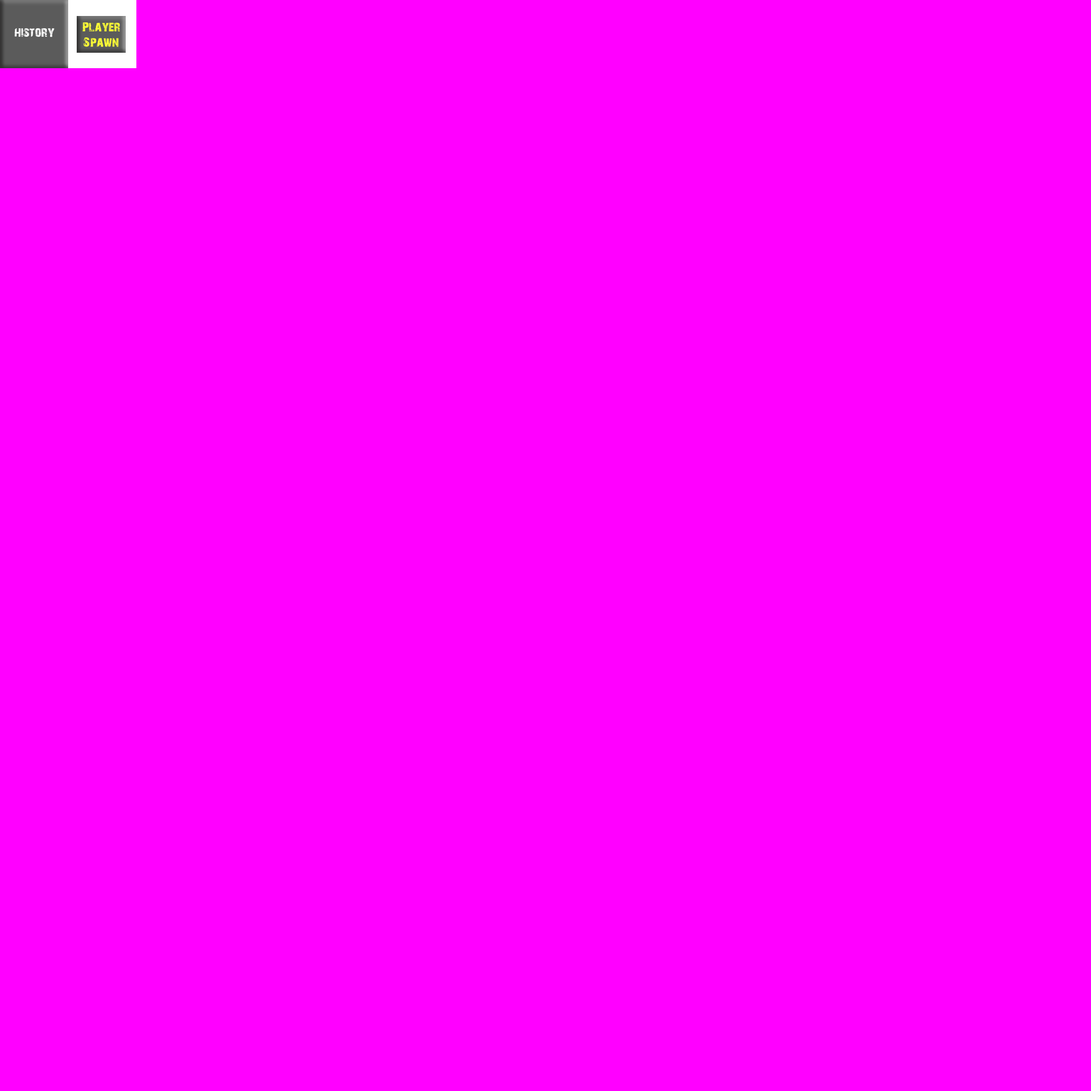
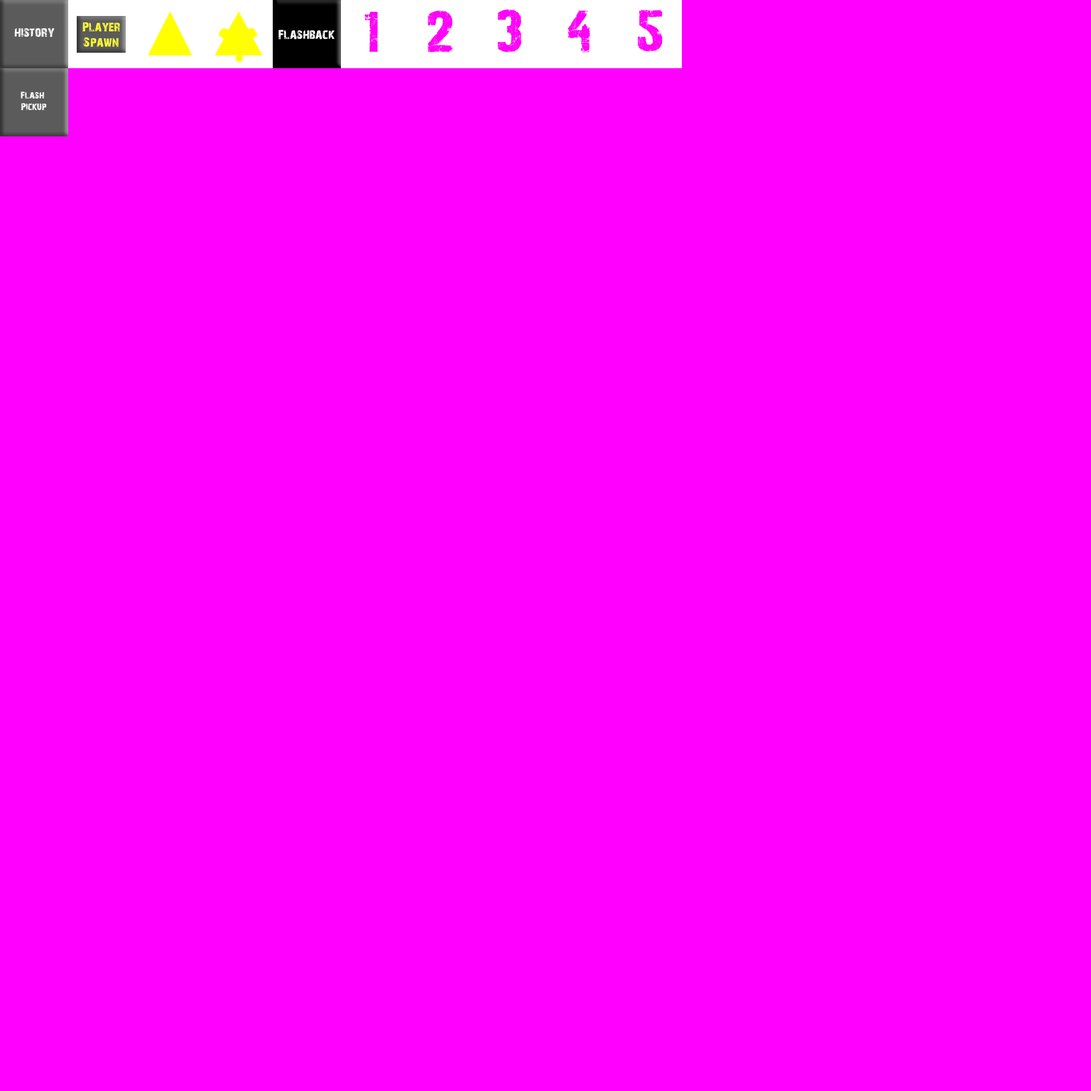
Two versions of the same layered image (1091px x 1091px). Layer-by-layer changes:
added layer "Layer 3 copy" above "Layer 3" over [left=215, top=11, right=263, bottom=64]
added layer "Layer 3" above "Flashback" over [left=148, top=11, right=193, bottom=56]
added layer "Flashback" above "history" over [left=278, top=29, right=335, bottom=40]
added layer "Layer 1 copy" above "Flash Pickup" over [left=272, top=0, right=342, bottom=69]
added layer "Flash Pickup" above "Layer 1 copy 2" over [left=20, top=91, right=47, bottom=111]
added layer "Layer 1 copy 2" above "Layer 1" over [left=0, top=68, right=69, bottom=137]
added layer "12345" above "Tile 0" over [left=364, top=9, right=663, bottom=53]
painted on "Tile 0" over [left=0, top=0, right=683, bottom=137]
